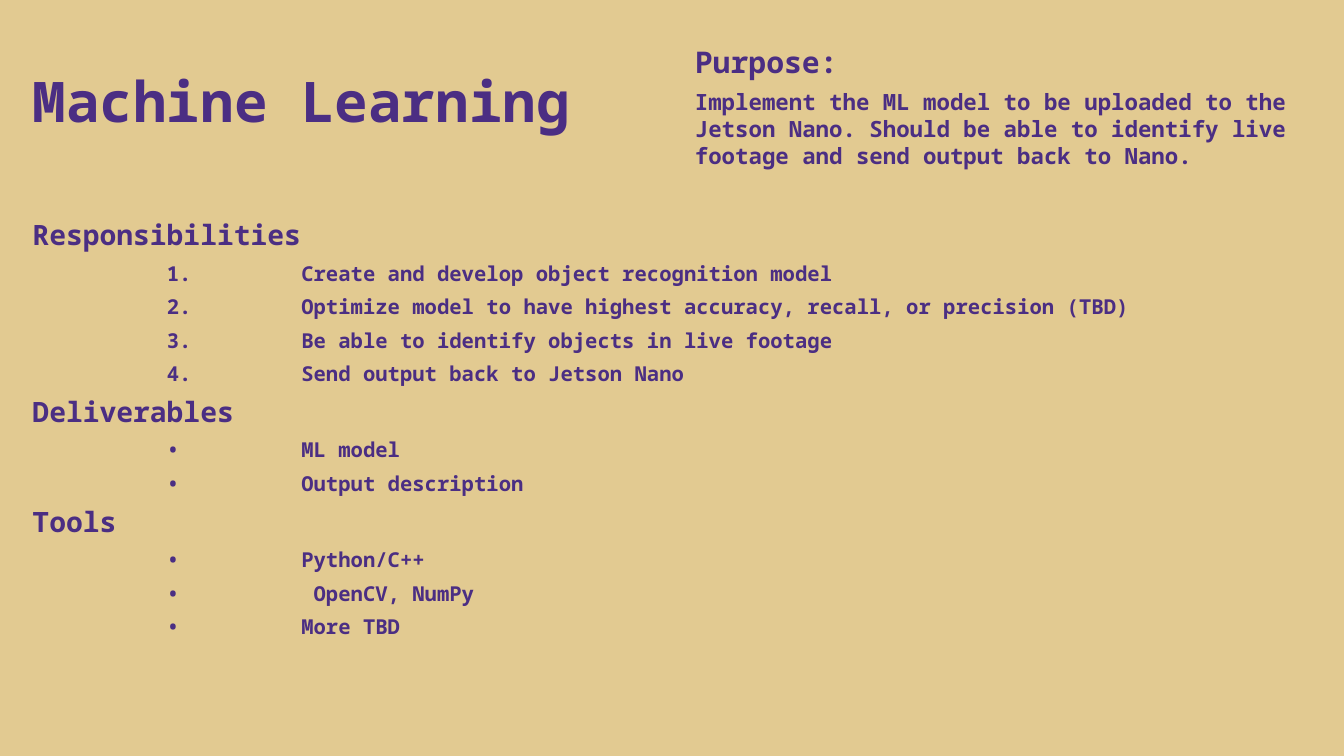
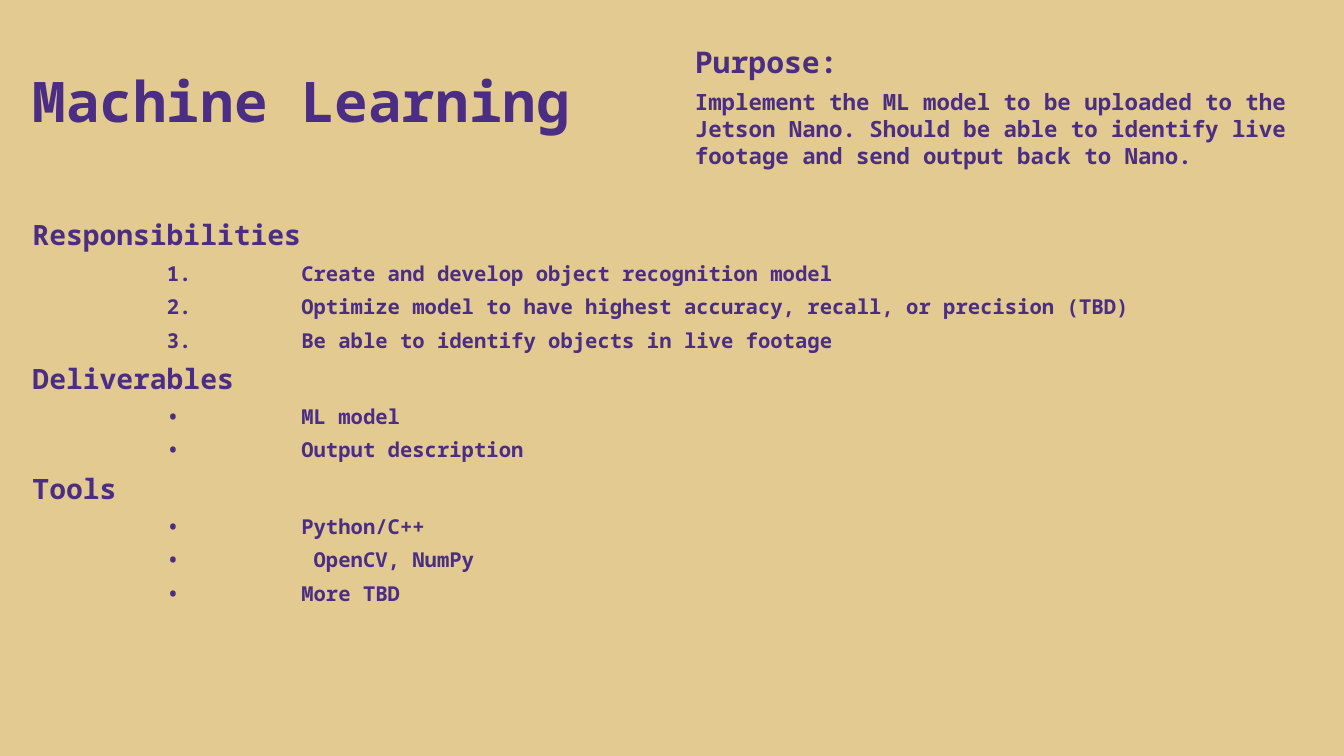
Before and after one commit to TBC-Projects/ProjectTemplate, a slide deck: slide 1 of doc/slides/ML Subteam.pptx. Drawn at 1344x756 pixels with LibreOffice and Linux fonts; fonts in the diff are those of the drawing; background and template pictures are left out. Boxes give left, top, right and bottom in pixels: in the first picture for what was removed or moved away, otherwise in the second. Text is boxed around its words. In the diff, an @@ line names an element or a change of style, - is before the commit and + after.

Commit message:
Slide edit

```diff
--- a/doc/slides/ML Subteam.pptx
+++ b/doc/slides/ML Subteam.pptx
@@ text at <box>167,365,684,386</box>: paragraph removed @@
-4. Send output back to Jetson Nano
```
